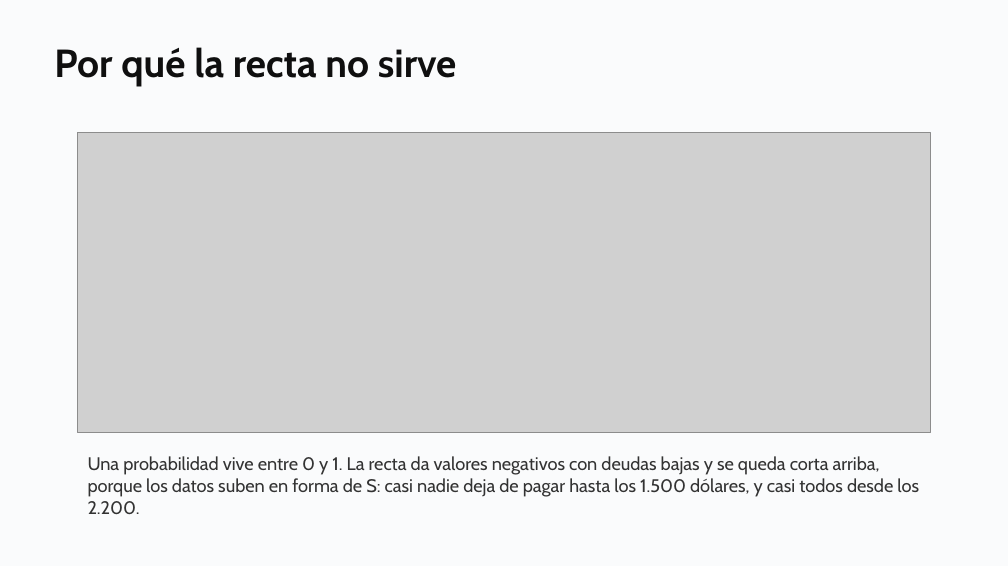
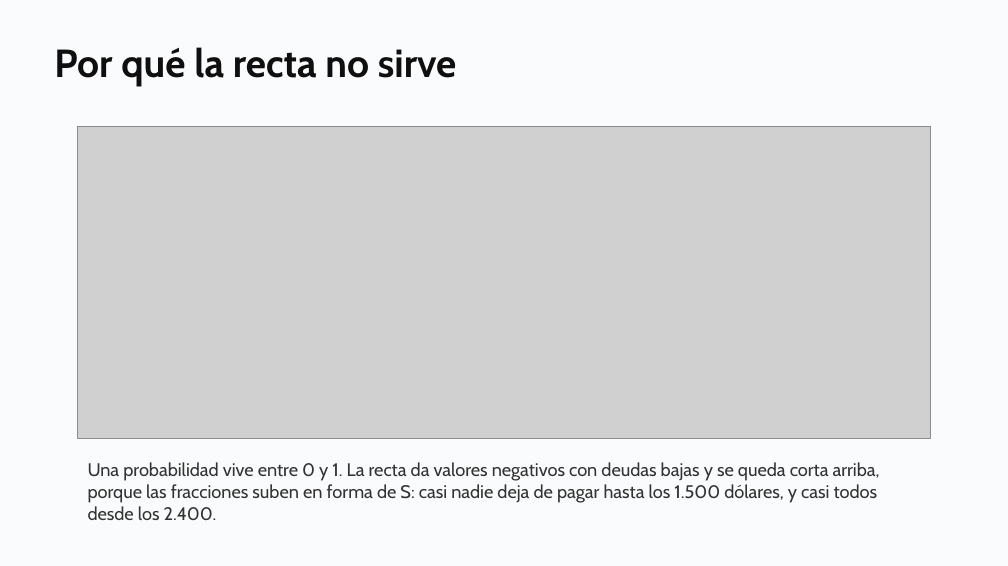
Before and after one commit to daniopitz/diplomado-cdd, a slide deck: slide 11 of presentaciones/clase06_regresion_logistica.pptx (slide 10 before the commit). Drawn at 1008x566 pixels with LibreOffice and Linux fonts; fonts in the diff are those of the drawing; grey boxes stand for pictures. Boxes give left, top, right and bottom in pixels: in the first picture for what was removed or moved away, otherwise in the second. Text is boxed around its words. In the diff, an @@ line names an element or a change of style, - is before the commit and + after.

```diff
--- a/presentaciones/clase06_regresion_logistica.pptx
+++ b/presentaciones/clase06_regresion_logistica.pptx
@@ picture: place and size @@
-picture at bbox=[77, 133, 930, 433]
+picture at bbox=[77, 127, 930, 439]
@@ text at bbox=[88, 462, 880, 520]: text changed @@
-Una probabilidad vive entre 0 y 1. La recta da valores negativos con deudas bajas y se queda corta arriba, porque los datos suben en forma de S: casi nadie deja de pagar hasta los 1.500 dólares, y casi todos desde los 2.200.
+Una probabilidad vive entre 0 y 1. La recta da valores negativos con deudas bajas y se queda corta arriba, porque las fracciones suben en forma de S: casi nadie deja de pagar hasta los 1.500 dólares, y casi todos desde los 2.400.
```
Also in this commit, not shown: 1 slide added, 5 other files.
